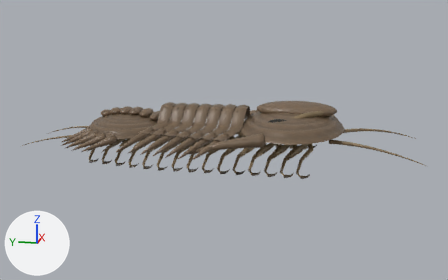
Two versions of the glTF model public/assets/creatures/olenoides.glb, one commit apart.
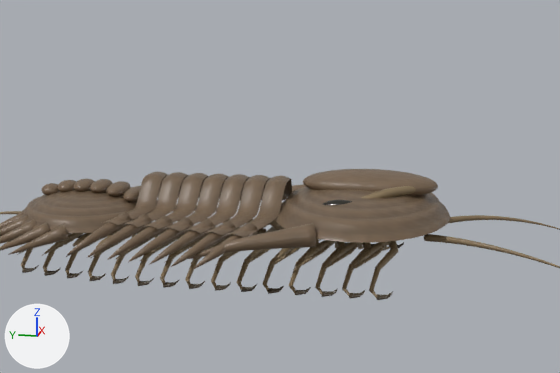
There are two pictures of each version: one whole from a 50 mm camera at (-8.85, -2.01, 2.54) aimed at (-0.02, -0.24, 0.33), one close up on the part from 17% to 91% of the width and 0% to 79% of the height. The lights are fixed; the arrows at lower left show +X, +Y and +Z. The older version's two pictures come first.

In view in the first close-up: 'olenoides olenoides Dorsal cuticle', 'olenoides olenoides Sclerotized tips', 'olenoides olenoides Soft appendages' and 1 more.
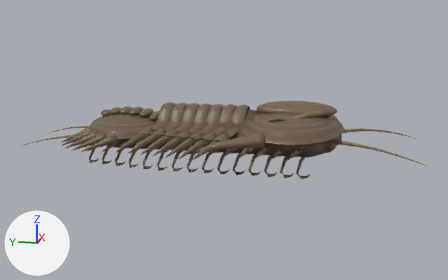
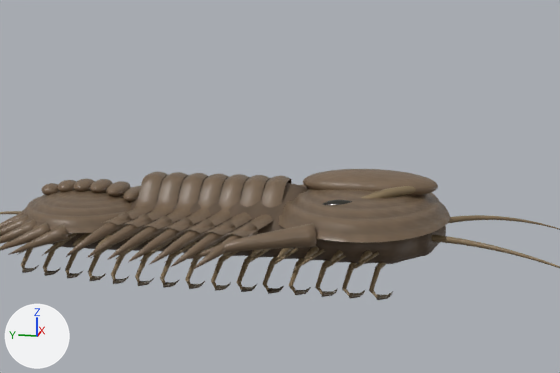
What the commit changed:
Material 'Olenoides continuous ventral body' (mat_olenoides_continuous_ventral_body) is new.
Uses the picture img_olenoides_normal.
Mesh me_olenoides_continuous_ventral_body is new.
It has 4850 vertices, 9696 faces and spans x -0.73..0.73, y -1.96..1.9, z 0.17..0.83.
It uses material mat_olenoides_continuous_ventral_body.
Object 'Olenoides continuous ventral body' (ob_olenoides_continuous_ventral_body) is new; it shows me_olenoides_continuous_ventral_body.
Its location is (0.0, 0.0, 0.0).

Boxes [x1, y1, x2, y2] around the edits, measured in the close-ups (560 x 373 px):
'Olenoides continuous ventral body', added: after [52, 178, 446, 264]
